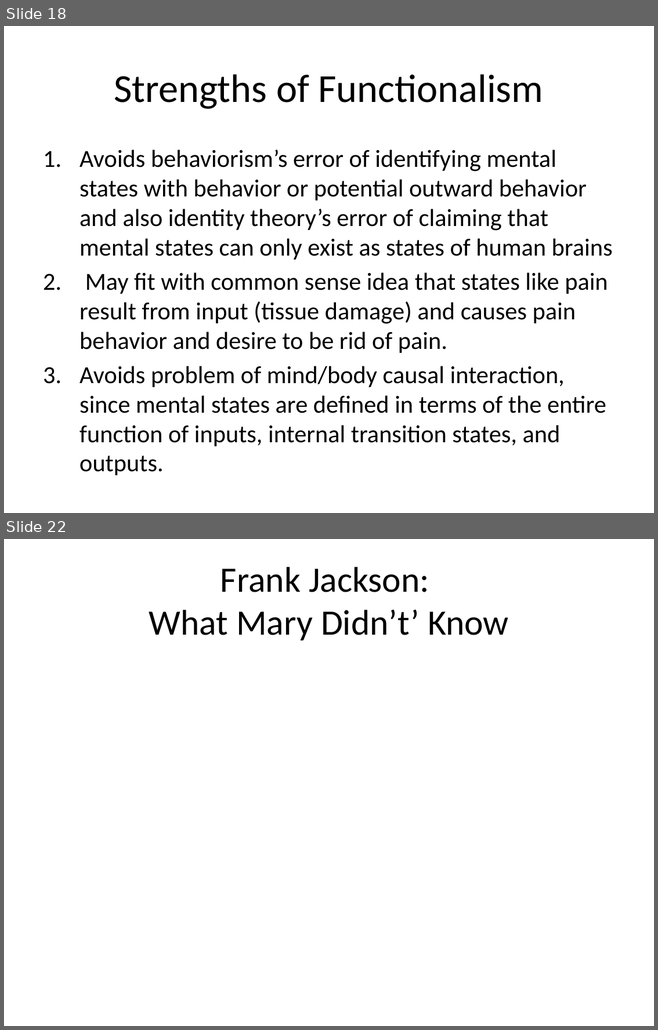
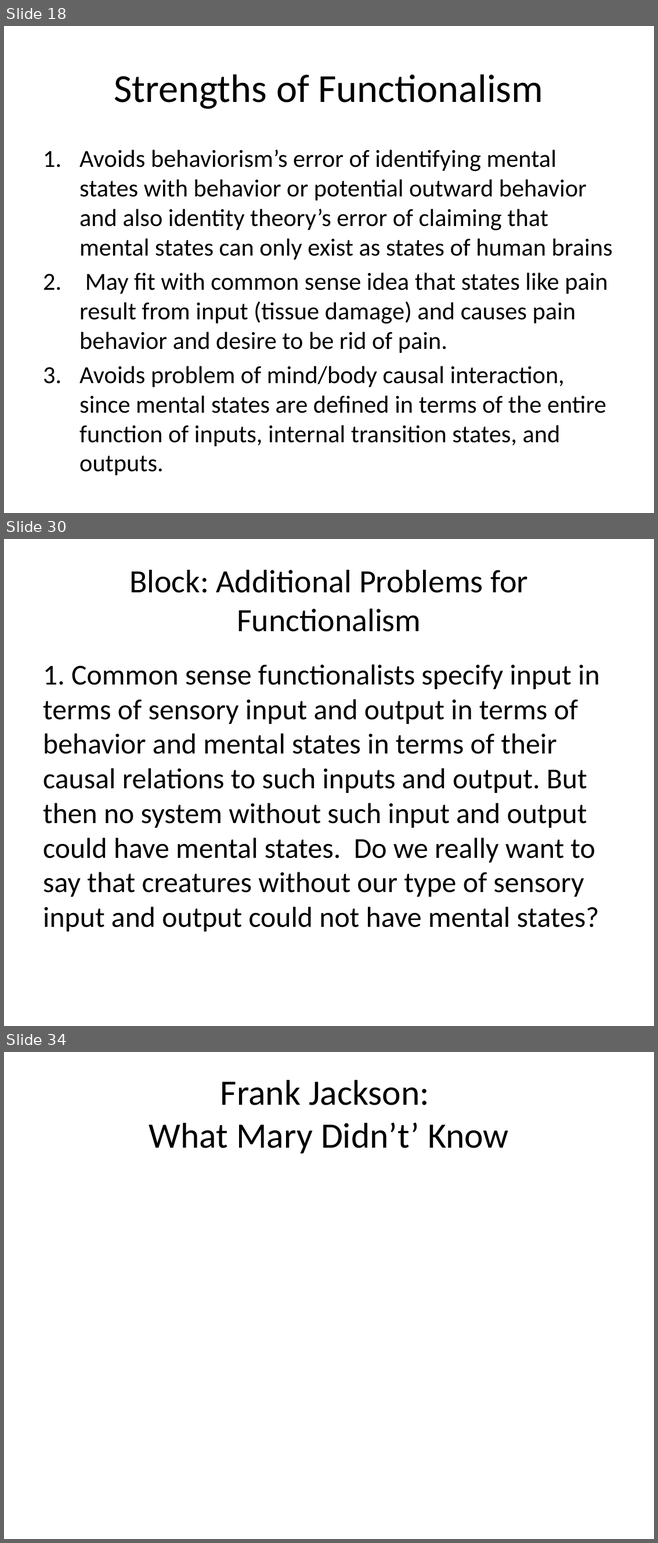
Before and after one commit to Ediblelnk/Kutztown-MSC, a slide deck: PHI241-philosophy-of-the-mind/lecture-slides/Maslin Chapter 5 Functionalism.pptx. Shown one above the other, each under a label of ours: slides 18 and 22 before the commit, slides 18, 30 and 34 after it; the slides between them are not shown. The pictures are 658x1030 and 658x1543 pixels, drawn with LibreOffice and Linux fonts; fonts in the diff are those of the drawing. Boxes give left, top, right and bottom in pixels: in the first picture for what was removed or moved away, otherwise in the second. Text is boxed around its words. In the diff, an @@ line names an element or a change of style, - is before the commit and + after.

```diff
--- a/PHI241-philosophy-of-the-mind/lecture-slides/Maslin Chapter 5 Functionalism.pptx
+++ b/PHI241-philosophy-of-the-mind/lecture-slides/Maslin Chapter 5 Functionalism.pptx
@@ slide 30 added at (x1=4, y1=539, x2=654, y2=1026), background #FFFFFF @@
@@ title added at (x1=129, y1=570, x2=528, y2=632), 36 pt, text #000000 @@
+Block: Additional Problems for Functionalism
@@ text added at (x1=43, y1=664, x2=600, y2=932), 32 pt, text #000000 @@
+1. Common sense functionalists specify input in terms of sensory input and output in terms of behavior and mental states in terms of their causal relations to such inputs and output. But then no system without such input and output could have mental states. Do we really want to say that creatures without our type of sensory input and output could not have mental states?
@@ what was slide 22 is now slide 34 @@
```
Also in this commit, not shown: 4 slides changed, 11 other slides added, 1 other file.
